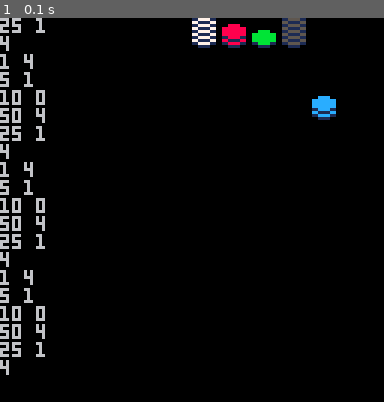
Above: before the commit, frame 1.
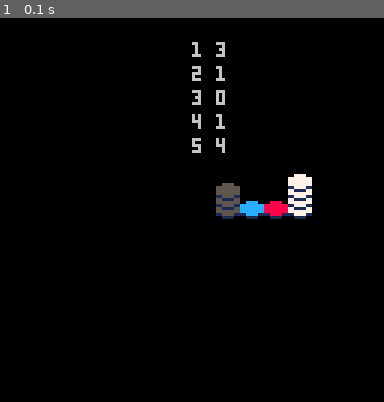
Above: after the commit, the same moment.

Repository: UA-koval/blackjack-pico-8
Game: PICO-8 cartridge chips_draw_algo.p8
The game is run twice, just before and just after one commit, with the same random seed, the same clock (stepped at 60 frames per second) and the same inputs.
Inputs:
- Up to frame 1 (0.1 s): no input

The runs differ from the first frame. In frame 1, 6.9% of the frame differs, in the area x 0-88%, y 0-93%.

Commit message:
Chips drawing method was solved.

Diff:
--- a/chips_draw_algo.p8
+++ b/chips_draw_algo.p8
@@ -3,38 +3,35 @@
 __lua__
 chip_vals={50,25,10,5,1}
 chip_amount={}
-x = 234
+x = 184
 sx=64 sy=64 n=0
+offset=0
 
 cls()
 
 for v in all(chip_vals) do
 --print(v.."*("..x.."//"..v..")), ("..flr(x/v)..")"..", y="..(v * (flr(x/v))))
 y = (v * (flr(x/v)))
-chip_amount[v]=flr(x/v)
+add(chip_amount,flr(x/v))
 x-=y
 end
 
-for k,v in pairs(chip_amount) do
---print(k.." "..v)
-if k == 50 then n = 5
-elseif k == 25 then n = 4
-elseif k == 10 then n = 3
-elseif k == 5 then n = 2
-else n = 1 end
-	for a=0,v do
-		spr(n,sx,sy)
-		sy-=2
-	end
-sx+=10
-sy=64
-
-for k,v in pairs(chip_amount) do
-	print(k.." "..v)
+for k in all(chip_amount) do
+--	print(k)
 end
 
-for k in all(chip_amount) do
-	print(k)
+for i=1,5 do
+if chip_amount[i]==0 then
+offset+=1
+end
+
+n=6-i
+print(chip_amount[i],72,i*8)
+print(i,64,i*8)
+
+for j=1,chip_amount[i] do
+
+spr(n,64+(i-offset)*8,64-j*3)
 end
 
 end
